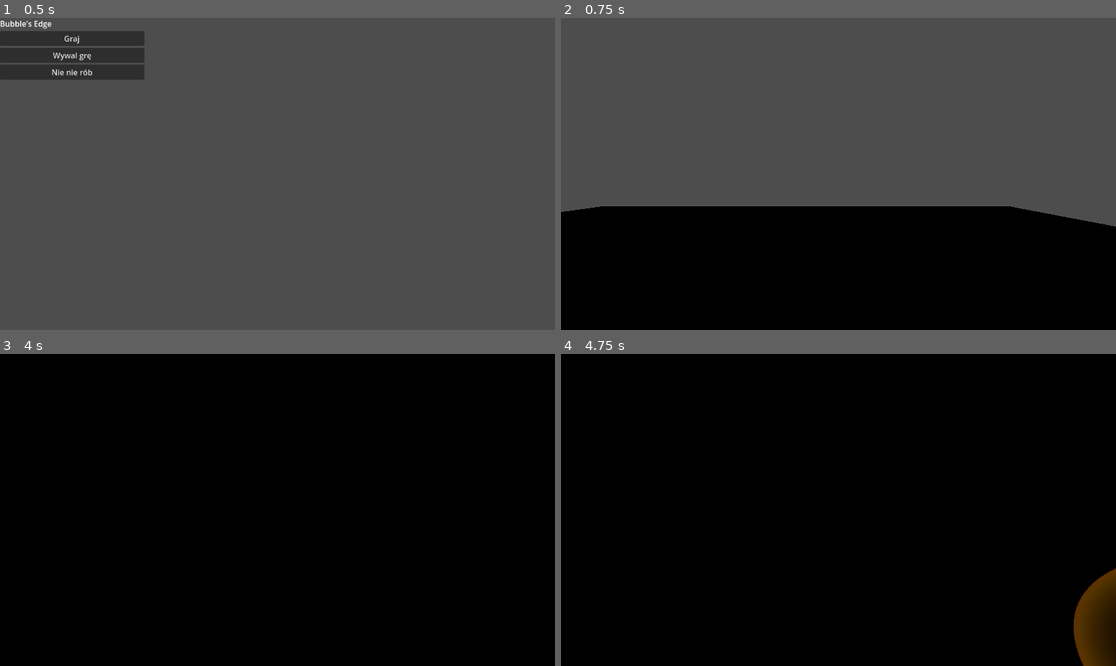
Above: before the commit, frames 1-4 (two rows, left to right).
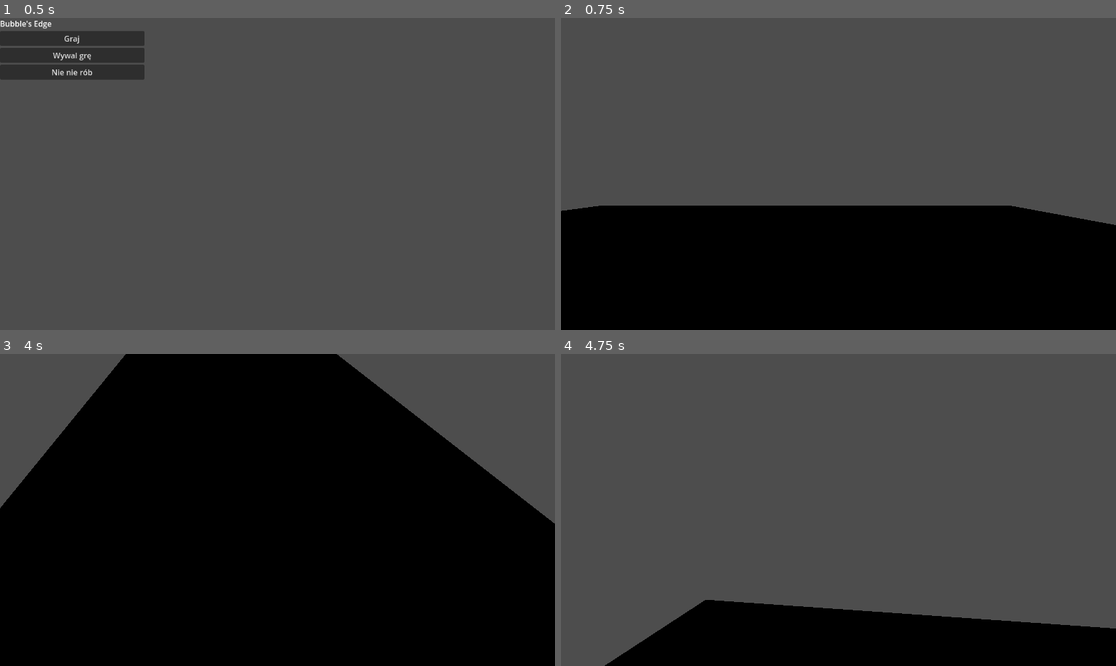
Above: after the commit, the same moments.

Repository: PieroganoReggiano/Bul-bul-myslenia
Game: Godot game, scene res://korzen.tscn
Two runs of this game, one before a commit and one after it. Both use one fixed random seed, a clock stepped at 60 frames per second and the inputs below.
Inputs (mouse positions are in pixels of both pictures, inside the frame that each line leads up to):
- Up to frame 1 (0.5 s): no input
- Up to frame 2 (0.75 s): click "Graj" at 0.5 s
- Up to frame 3 (4 s): tap Enter at 1.25, 2.75 s; move the mouse to (305, 510) at 1.27 s; hold C (move_crouch) 1.28-2.03 s; hold Up (move_forward) from 1.28 s (still down); tap Space (move_jump) at 1.52, 2, 2.27, 3.5, 3.77 s; move the mouse to (249, 510) at 2.02 s; tap Shift (move_speed) at 2.1, 3.6 s; move the mouse to (288, 503) at 2.77 s; hold C (move_crouch) 2.78-3.53 s; move the mouse to (271, 516) at 3.52 s
- Up to frame 4 (4.75 s): keep holding Up (move_forward); move the mouse to (877, 513) at 4.27 s; hold C (move_crouch) from 4.28 s (still down); tap Space (move_jump) at 4.52 s

Frame 1 is identical in both runs. In frame 2, 0.3% of the frame differs, in the area x 0-100%, y 60-67%; in frame 3, 16%; in frame 4, 87%, in the area x 0-100%, y 0-100%.

Commit message:
Fixed rotating camera. Camera needs to change its base position.

Diff:
--- a/korzen.gd
+++ b/korzen.gd
@@ -47,7 +47,7 @@
 
 func select_player(who : Parkourowiec) -> void:
 	current_player = who
-	var camera : Camera3D = who.get_node("Camera3D")
+	var camera : Camera3D = who.get_node("Glowa/Camera3D")
 	camera.make_current()
 
 
--- a/parkourowiec.gd
+++ b/parkourowiec.gd
@@ -10,13 +10,21 @@
 const BASE_SCALE = Vector3(1, 1, 1)
 const CROUCH_SCALE = Vector3(1, 0.5, 1)
 
+@onready var camera: Camera3D = $Glowa/Camera3D
+@onready var head: Node3D = $Glowa
+
+var vertical_rotation = 0.0
+var vertical_look_limit = 89.0
 
 func rotate_input(r : Vector2) -> void:
 	r *= 0.003
-	rotation.y -= r.x
-	rotation.x -= r.y
-	rotation.x = clamp(rotation.x, -PI * 0.5, PI * 0.5)
+	# Obrót poziomy (oś Y)
+	rotate_y(-r.x)
 
+	# Obrót pionowy (oś X)
+	vertical_rotation -= r.y
+	vertical_rotation = clamp(vertical_rotation, -deg_to_rad(vertical_look_limit), deg_to_rad(vertical_look_limit))
+	head.rotation_degrees.x = rad_to_deg(vertical_rotation)
 
 func _physics_process(delta: float) -> void:
 	# Add the gravity.
--- a/parkourowiec.tscn
+++ b/parkourowiec.tscn
@@ -25,5 +25,7 @@
 mesh = SubResource("CapsuleMesh_aqafk")
 surface_material_override/0 = SubResource("ShaderMaterial_lb1e4")
 
-[node name="Camera3D" type="Camera3D" parent="."]
-transform = Transform3D(1, 0, 0, 0, 1, 0, 0, 0, 1, 0, 0.745, 0)
+[node name="Glowa" type="Node3D" parent="."]
+
+[node name="Camera3D" type="Camera3D" parent="Glowa"]
+transform = Transform3D(1, 0, 0, 0, 1, 0, 0, 0, 1, 0, 0.7, 0)
--- a/sceny/bombel.tscn
+++ b/sceny/bombel.tscn
@@ -11,6 +11,7 @@
 shader = ExtResource("1_s067v")
 
 [node name="Bombel" type="RigidBody3D"]
+can_sleep = false
 
 [node name="CollisionShape3D" type="CollisionShape3D" parent="."]
 shape = SubResource("SphereShape3D_eltx0")
